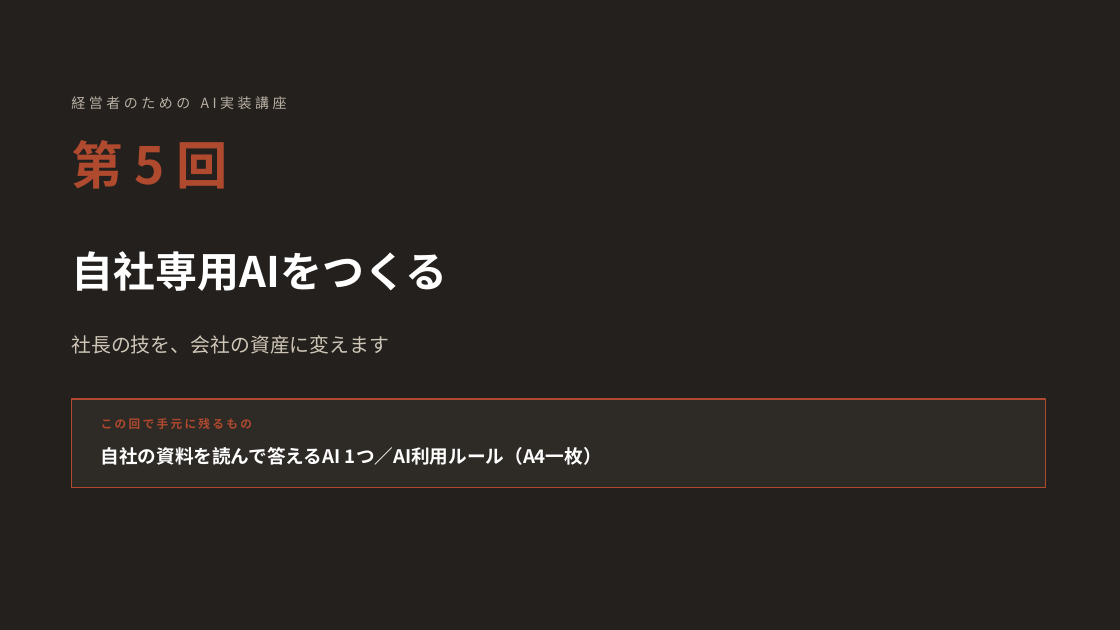
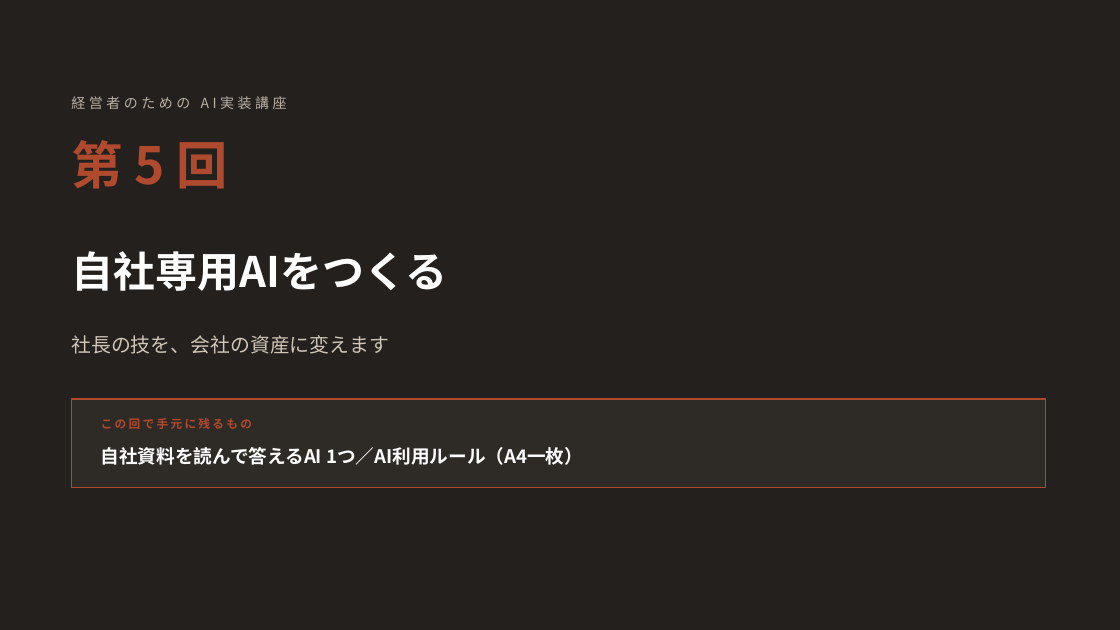
Before and after one commit to yusuke-aoki-bit/founders-ai-program, a slide deck: slide 1 of slides/pptx/第05回_自社専用AIをつくる.pptx. Drawn at 1120x630 pixels with LibreOffice and Linux fonts; fonts in the diff are those of the drawing. Boxes give left, top, right and bottom in pixels: in the first picture for what was removed or moved away, otherwise in the second. Text is boxed around its words. In the diff, an @@ line names an element or a change of style, - is before the commit and + after.

```diff
--- a/slides/pptx/第05回_自社専用AIをつくる.pptx
+++ b/slides/pptx/第05回_自社専用AIをつくる.pptx
@@ text at bbox=[101, 447, 583, 465]: text changed @@
-自社の資料を読んで答えるAI 1つ／AI利用ルール（A4一枚）
+自社資料を読んで答えるAI 1つ／AI利用ルール（A4一枚）
```
Also in this commit, not shown: 5 other slides changed, 6 slides added, 1 slide removed, 24 other files.
